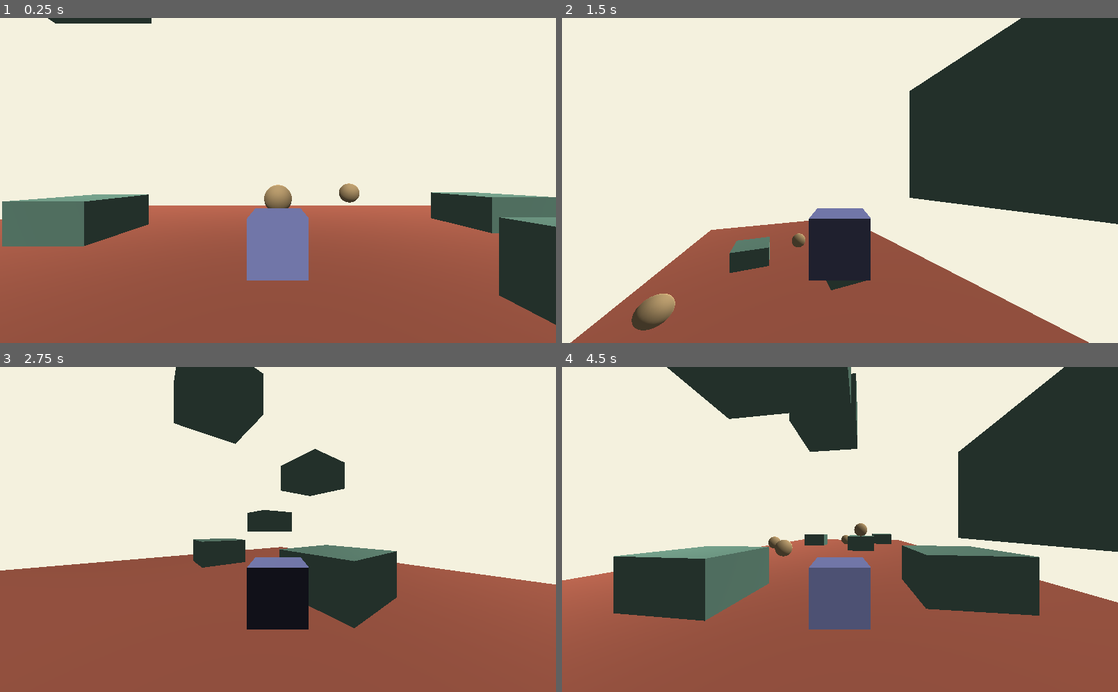
Above: before the commit, frames 1-4 (two rows, left to right).
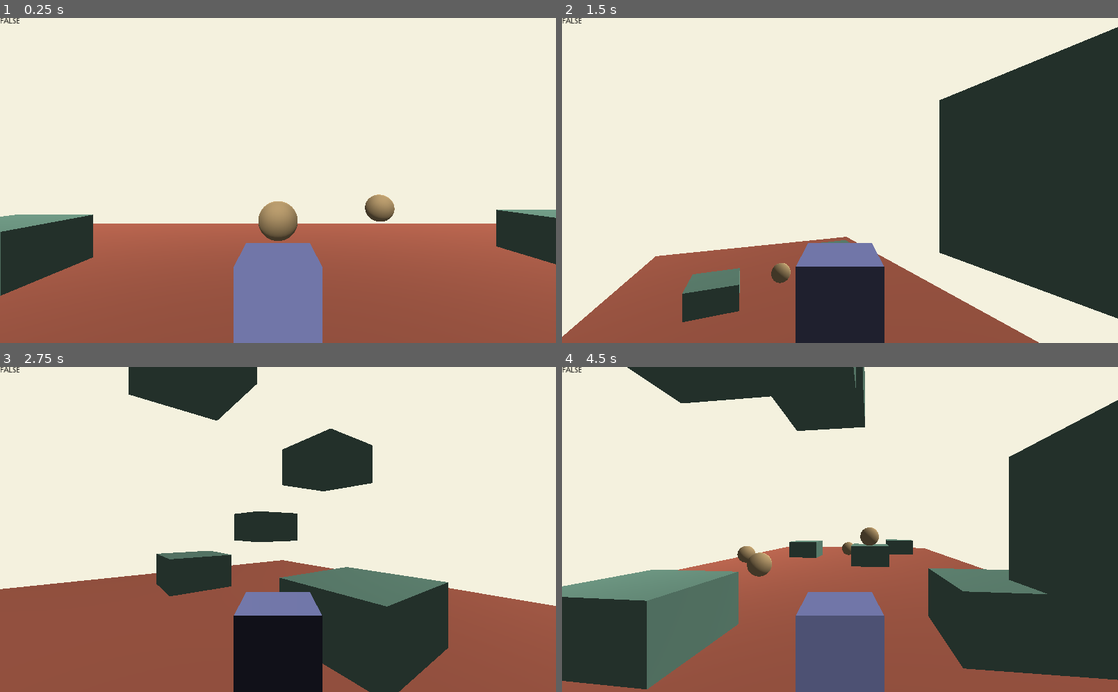
Above: after the commit, the same moments.

Repository: onsclom/shaders
Game: Godot game, scene res://World.tscn
Same seed, same stepped clock (60 frames per second), same inputs: the game is played once before the commit and once after it.
Inputs:
- Up to frame 1 (0.25 s): no input
- Up to frame 2 (1.5 s): hold D (move_right) 0.53-1.28 s; tap Space (jump) at 0.77 s; hold S (move_backwards) from 1.28 s (still down)
- Up to frame 3 (2.75 s): tap Space (jump) at 1.52 s; release S (move_backwards) at 2.03 s; hold D (move_right) from 2.03 s (still down)
- Up to frame 4 (4.5 s): release D (move_right) at 2.78 s; hold W (move_forwards) 2.78-3.53 s; tap Space (jump) at 3.02, 3.77 s; hold A (move_left) from 3.53 s (still down)

The runs differ from the first frame. In frame 1, 17% of the frame differs, in the area x 0-100%, y 0-100%; in frame 2, 25%; in frame 3, 23%; in frame 4, 38%.

Commit message:
Testing touch screen check

Diff:
--- /dev/null
+++ b/multiplayerTesting/CheckForTouchscreen.gd
@@ -0,0 +1,19 @@
+extends Label
+
+
+# Declare member variables here. Examples:
+# var a = 2
+# var b = "text"
+
+
+# Called when the node enters the scene tree for the first time.
+func _ready():
+	if OS.has_touchscreen_ui_hint():
+		text = "TRUE"
+	else:
+		text = "FALSE"
+
+
+# Called every frame. 'delta' is the elapsed time since the previous frame.
+#func _process(delta):
+#	pass
--- a/multiplayerTesting/Player.tscn
+++ b/multiplayerTesting/Player.tscn
@@ -24,9 +24,8 @@
 [node name="Spatial" type="Spatial" parent="."]
 
 [node name="Camera" type="Camera" parent="Spatial"]
-transform = Transform( 1, 0, 0, 0, 1, 0, 0, 0, 1, 0, 2.22621, 6.2586 )
+transform = Transform( 1, 0, 0, 0, 1, 0, 0, 0, 1, 0, 2.95515, 6.2586 )
 environment = SubResource( 2 )
-fov = 90.0
 
 [node name="MeshInstance" type="MeshInstance" parent="."]
 mesh = SubResource( 4 )
--- /dev/null
+++ b/multiplayerTesting/UI.tscn
@@ -0,0 +1,20 @@
+[gd_scene load_steps=2 format=2]
+
+[ext_resource path="res://CheckForTouchscreen.gd" type="Script" id=1]
+
+[node name="Control" type="Control"]
+anchor_right = 1.0
+anchor_bottom = 1.0
+margin_top = -1.0
+margin_bottom = -1.0
+__meta__ = {
+"_edit_use_anchors_": false
+}
+
+[node name="Label" type="Label" parent="."]
+modulate = Color( 0, 0, 0, 1 )
+margin_right = 40.0
+margin_bottom = 14.0
+text = "blah
+"
+script = ExtResource( 1 )
--- a/multiplayerTesting/World.tscn
+++ b/multiplayerTesting/World.tscn
@@ -1,7 +1,8 @@
-[gd_scene load_steps=11 format=2]
+[gd_scene load_steps=12 format=2]
 
 [ext_resource path="res://Player.tscn" type="PackedScene" id=1]
 [ext_resource path="res://websocketClient.tscn" type="PackedScene" id=2]
+[ext_resource path="res://UI.tscn" type="PackedScene" id=3]
 
 [sub_resource type="SpatialMaterial" id=1]
 albedo_color = Color( 0.878431, 0.478431, 0.372549, 1 )
@@ -124,8 +125,6 @@
 [node name="DirectionalLight" type="DirectionalLight" parent="."]
 transform = Transform( 1, 0, 0, 0, 0.674277, 0.738479, 0, -0.738479, 0.674277, 0, 6.08766, 0 )
 light_energy = 0.5
-
-[node name="websocketClient" parent="." instance=ExtResource( 2 )]
 
 [node name="RigidBody" type="RigidBody" parent="."]
 transform = Transform( 1, 0, 0, 0, 1, 0, 0, 0, 1, 0, 3.65585, -5.53209 )
@@ -182,3 +181,7 @@
 
 [node name="CollisionShape" type="CollisionShape" parent="RigidBody4"]
 shape = SubResource( 8 )
+
+[node name="websocketClient" parent="." instance=ExtResource( 2 )]
+
+[node name="Control" parent="." instance=ExtResource( 3 )]
--- a/multiplayerTesting/websocketClient.gd
+++ b/multiplayerTesting/websocketClient.gd
@@ -1,13 +1,12 @@
 extends Node
 
 # The URL we will connect to
-
 # var websocket_url = "ws://echo.websocket.org"
-#export var websocket_url = "ws://localhost:8080"
-
-export var websocket_url = "ws://websocket-server-test-godot.herokuapp.com/" #this is deployed version
+export var websocket_url = "ws://localhost:8080"
+#export var websocket_url = "ws://websocket-server-test-godot.herokuapp.com/" #this is deployed version
 
 # Our WebSocketClient instance
+var id
 var _client = WebSocketClient.new()
 
 func _ready():
@@ -21,7 +20,7 @@
 	_client.connect("data_received", self, "_on_data")
 
 	# Initiate connection to the given URL.
-	var err = _client.connect_to_url(websocket_url, ['echo-protocol'] )
+	var err = _client.connect_to_url(websocket_url)
 	if err != OK:
 		print("Unable to connect")
 		set_process(false)
@@ -39,8 +38,14 @@
 	# You MUST always use get_peer(1).put_packet to send data to server,
 	# and not put_packet directly when not using the MultiplayerAPI.
 
-	var test = {"name": "jeff"}
-	_client.get_peer(1).put_packet(JSON.print(test).to_utf8())
+#	var test = {"name": "jeff"}
+#	_client.get_peer(1).put_packet(JSON.print(test).to_utf8())
+
+	var connectedMessage = {"type": "connected"}
+
+	#_client.get_peer(1).put_packet(var2bytes(testMsg))
+	_client.get_peer(1).put_packet(JSON.print(connectedMessage).to_utf8())
+
 
 func _on_data():
 	# Print the received packet, you MUST always use get_peer(1).get_packet
@@ -48,16 +53,25 @@
 	# using the MultiplayerAPI.
 
 	#print("Got data from server: ", _client.get_peer(1).get_packet().get_string_from_utf8())
+	#var data = bytes2var( _client.get_peer(1).get_packet() )
+
 	var data = JSON.parse( _client.get_peer(1).get_packet().get_string_from_utf8() )
 
-	if data.error == OK:
-		print("good!")
-		print(data.result)
+	print(data.result)
+	print("here..")
 
-		for x in data.result:
-			print(x)
-	else:
-		print("unexpected results")
+	if (data.result["type"] == "connectedResponse"):
+		id = data.result["id"]
+		print(id)
+
+#	if data.error == OK:
+#		print("good!")
+#		print(data.result)
+#
+#		for x in data.result:
+#			print(x)
+#	else:
+#		print("unexpected results")
 
 func _process(delta):
 	# Call this in _process or _physics_process. Data transfer, and signals
Not shown: 9 places in multiplayerTesting/World.tscn that only renumber resources
Not shown, changed: index.pck
